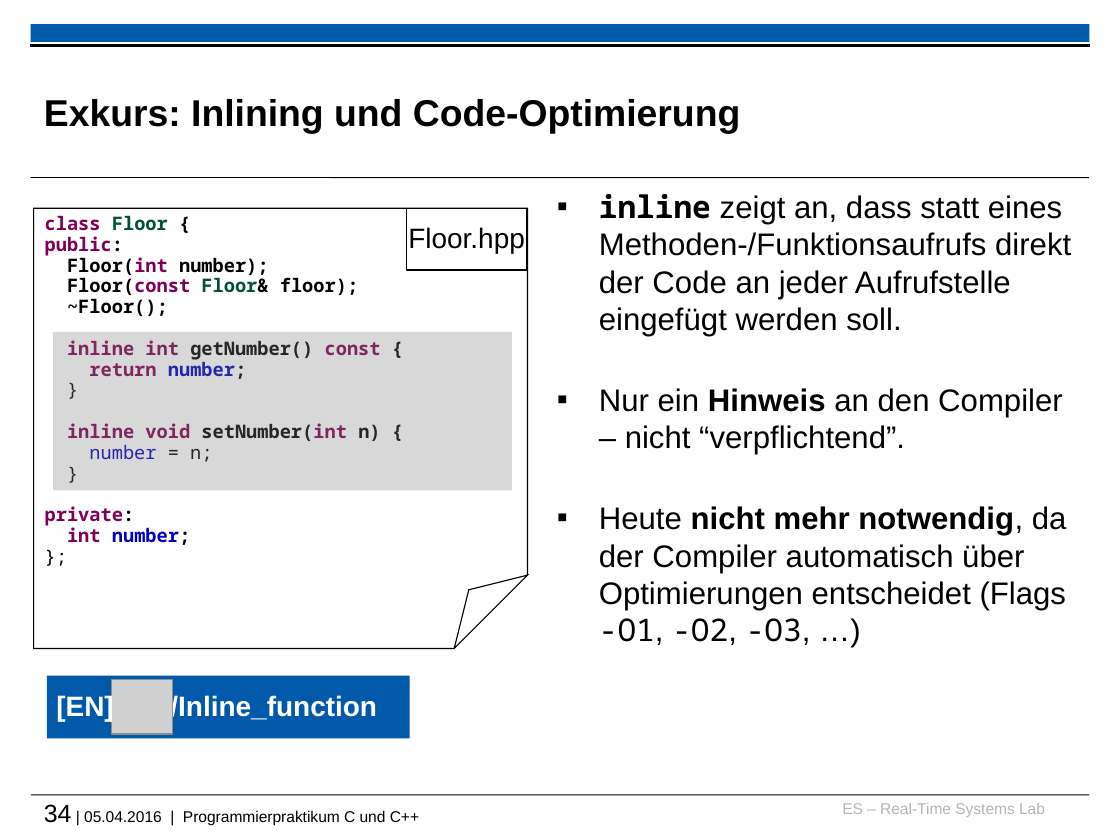
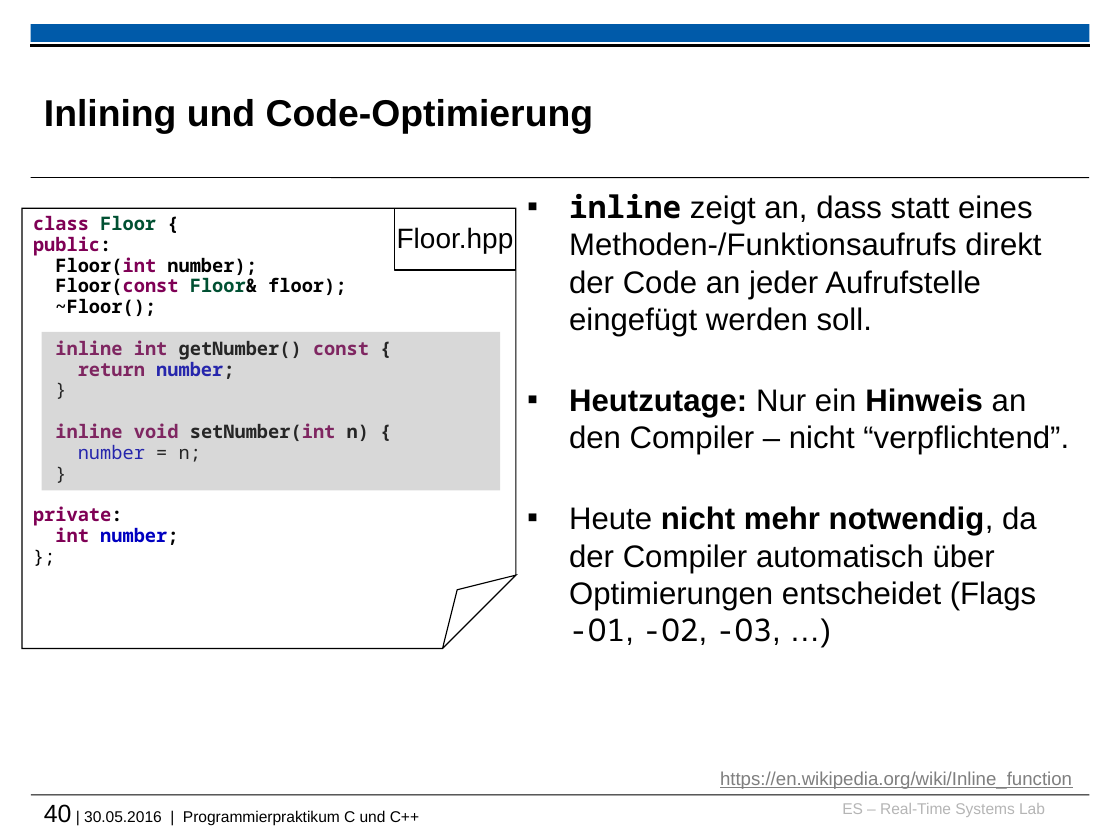
Before and after one commit to h82k/tud-cppp, a slide deck: slide 40 of cppp_lecture.pptx (slide 34 before the commit). Drawn at 1120x840 pixels with LibreOffice and Linux fonts; fonts in the diff are those of the drawing; grey boxes stand for pictures; background and template pictures are left out. Boxes give left, top, right and bottom in pixels: in the first picture for what was removed or moved away, otherwise in the second. Text is boxed around its words. In the diff, an @@ line names an element or a change of style, - is before the commit and + after.

```diff
--- a/cppp_lecture.pptx
+++ b/cppp_lecture.pptx
@@ title at (44, 99, 594, 133): text changed @@
-Exkurs: Inlining und Code-Optimierung
+Inlining und Code-Optimierung
@@ folded corner "class Floor {": place and size @@
-folded corner "class Floor {" at (34, 208, 528, 648)
+folded corner "class Floor {" at (22, 208, 516, 648)
@@ rectangle "Floor.hpp": place and size @@
-rectangle "Floor.hpp" at (407, 208, 528, 270)
+rectangle "Floor.hpp" at (394, 208, 515, 270)
@@ text "inline zeigt an, dass statt ...": place and size @@
-text "inline zeigt an, dass statt ..." at (599, 194, 1071, 645)
+text "inline zeigt an, dass statt ..." at (569, 194, 1069, 645)
@@ rectangle: place and size @@
-rectangle at (53, 332, 511, 491)
+rectangle at (41, 332, 500, 491)
@@ text at (569, 388, 1069, 455): text changed @@
-▪ Nur ein Hinweis an den Compiler – nicht “verpflichtend”.
+▪ Heutzutage: Nur ein Hinweis an den Compiler – nicht “verpflichtend”.
@@ rectangle removed at (47, 675, 410, 738) @@
@@ picture removed at (111, 680, 172, 734) @@
@@ text removed at (56, 694, 113, 721) @@
-[EN]
@@ text removed at (170, 694, 377, 721) @@
-/Inline_function
@@ text added at (720, 771, 1072, 789), 12 pt, text #7F7F7F, underline @@
+https://en.wikipedia.org/wiki/Inline_function
@@ text at (44, 804, 419, 825): text changed @@
-34 | 05.04.2016 | Programmierpraktikum C und C++
+40 | 30.05.2016 | Programmierpraktikum C und C++
```
Also in this commit, not shown: 80 other slides changed, 20 slides added, 14 slides removed, 1 other file.
